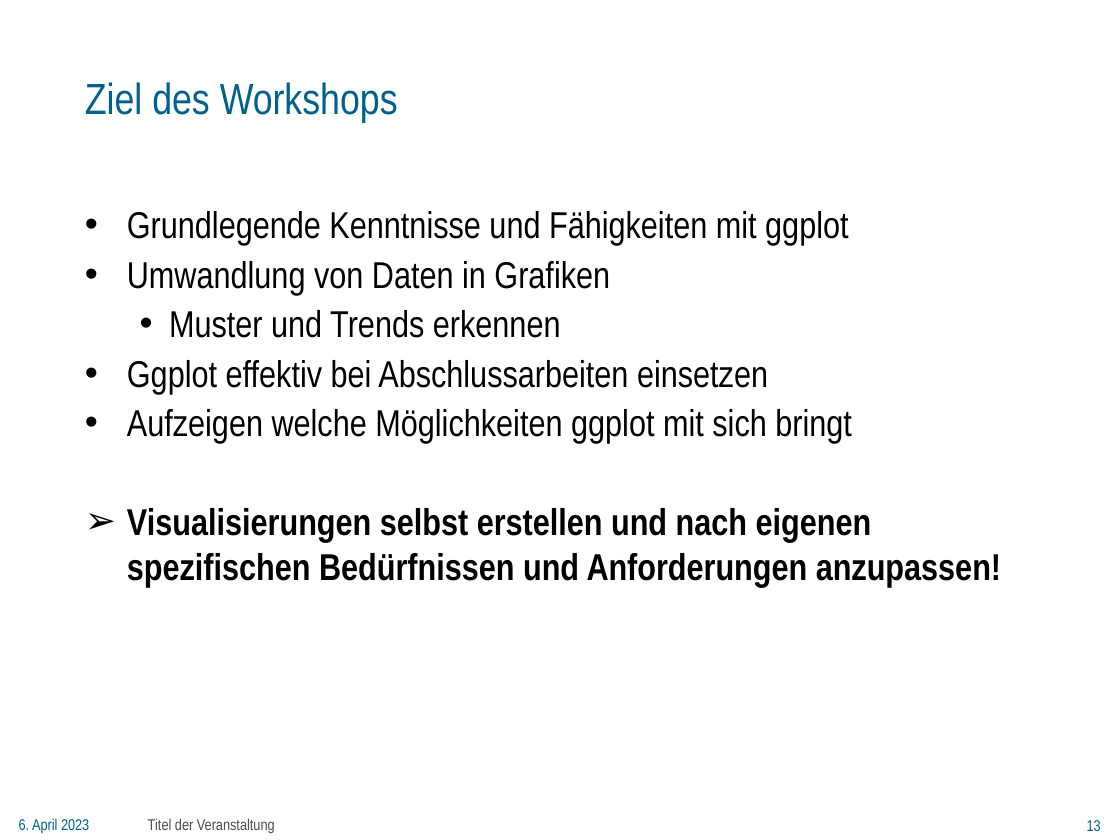
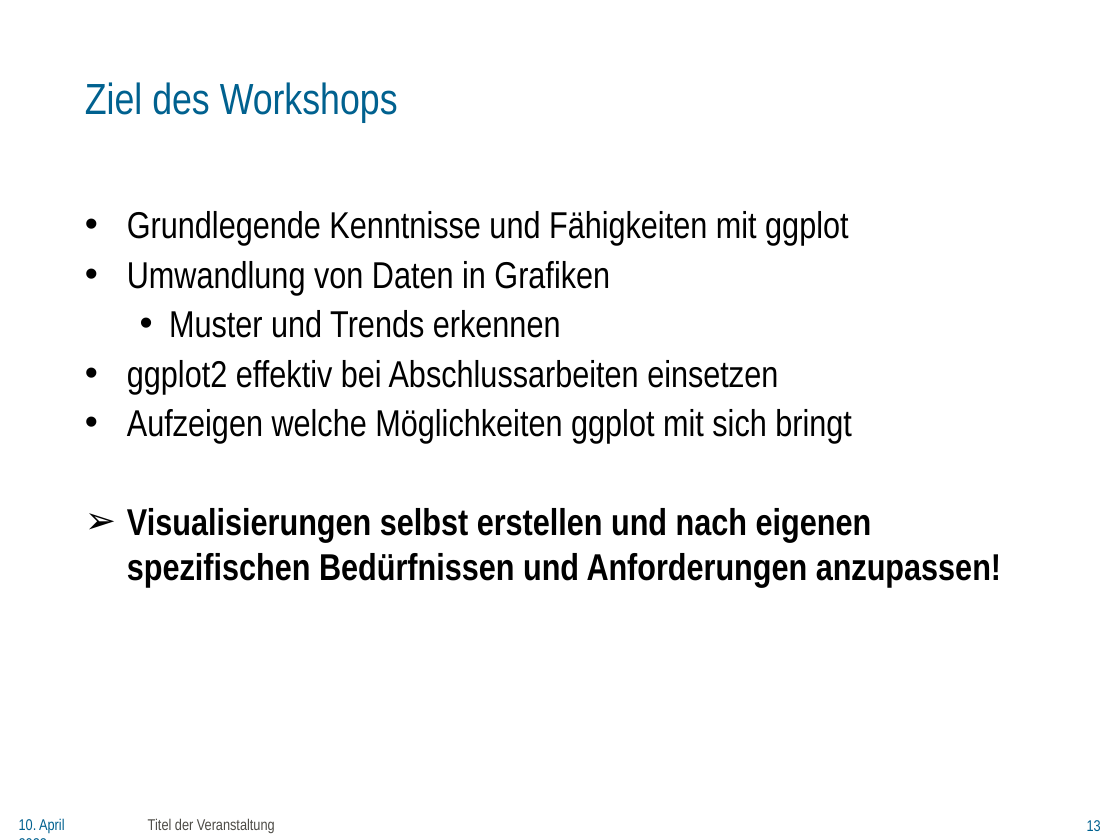
Before and after one commit to jlschnatz/WoMepS_DataVizR, a slide deck: slide 13 of Slides/Womeps_Day 1.pptx. Drawn at 1120x840 pixels with LibreOffice and Linux fonts; fonts in the diff are those of the drawing; background and template pictures are left out. Boxes give left, top, right and bottom in pixels: in the first picture for what was removed or moved away, otherwise in the second. Text is boxed around its words. In the diff, an @@ line names an element or a change of style, - is before the commit and + after.

```diff
--- a/Slides/Womeps_Day 1.pptx
+++ b/Slides/Womeps_Day 1.pptx
@@ text at box(127, 360, 778, 394): text changed @@
-• Ggplot effektiv bei Abschlussarbeiten einsetzen
+• ggplot2 effektiv bei Abschlussarbeiten einsetzen
@@ text at box(19, 818, 64, 833): text changed @@
-6. April 2023
+10. April 2023
```
Also in this commit, not shown: 17 other slides changed, 56 other files.
